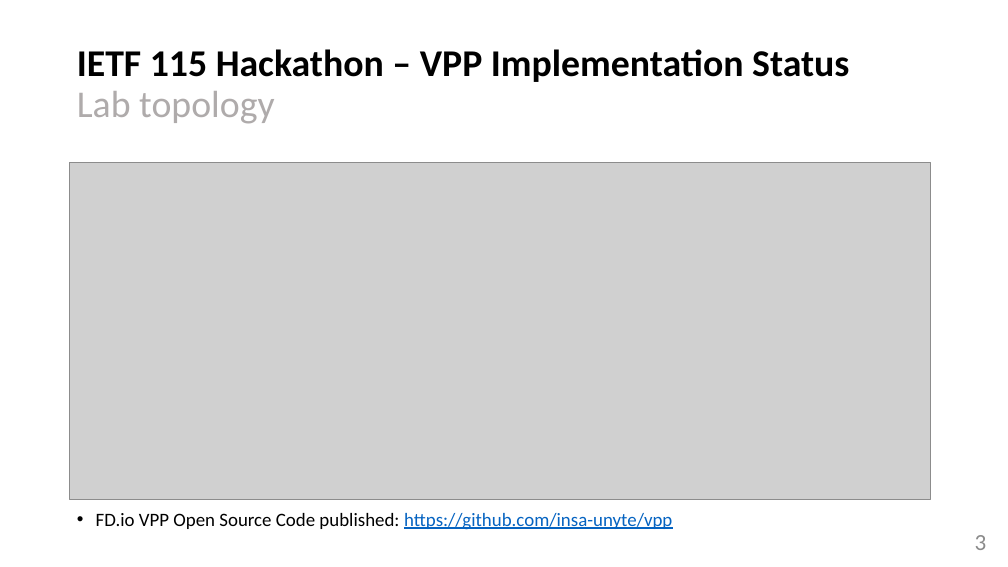
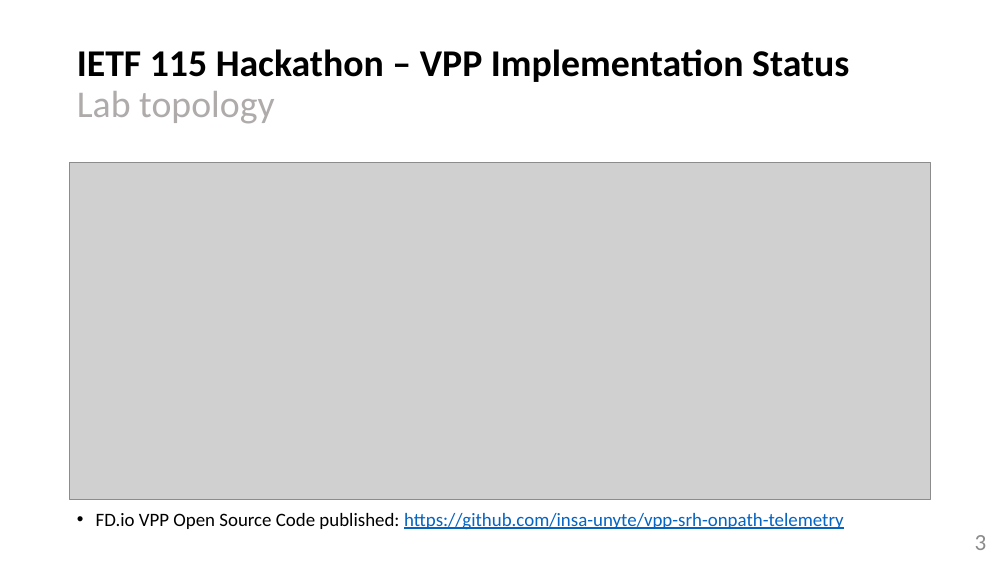
Before and after one commit to network-analytics/RFC9487, a slide deck: slide 3 of draft-ietf-opsawg-ipfix-srv6-srh-03.pptx. Drawn at 1008x567 pixels with LibreOffice and Linux fonts; fonts in the diff are those of the drawing; grey boxes stand for pictures. Boxes give left, top, right and bottom in pixels: in the first picture for what was removed or moved away, otherwise in the second. Text is boxed around its words. In the diff, an @@ line names an element or a change of style, - is before the commit and + after.

```diff
--- a/draft-ietf-opsawg-ipfix-srv6-srh-03.pptx
+++ b/draft-ietf-opsawg-ipfix-srv6-srh-03.pptx
@@ text at [96, 513, 844, 530]: text changed @@
-• FD.io VPP Open Source Code published: https://github.com/insa-unyte/vpp
+• FD.io VPP Open Source Code published: https://github.com/insa-unyte/vpp-srh-onpath-telemetry
```
Also in this commit, not shown: 1 other slide changed, 1 other file.
